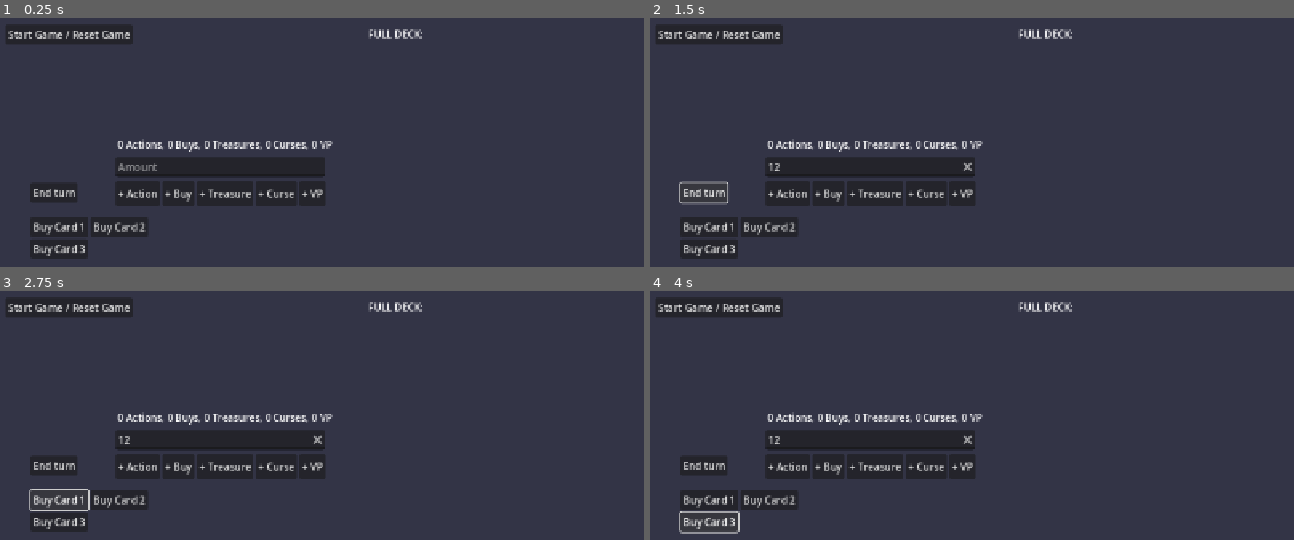
Above: before the commit, frames 1-4 (two rows, left to right).
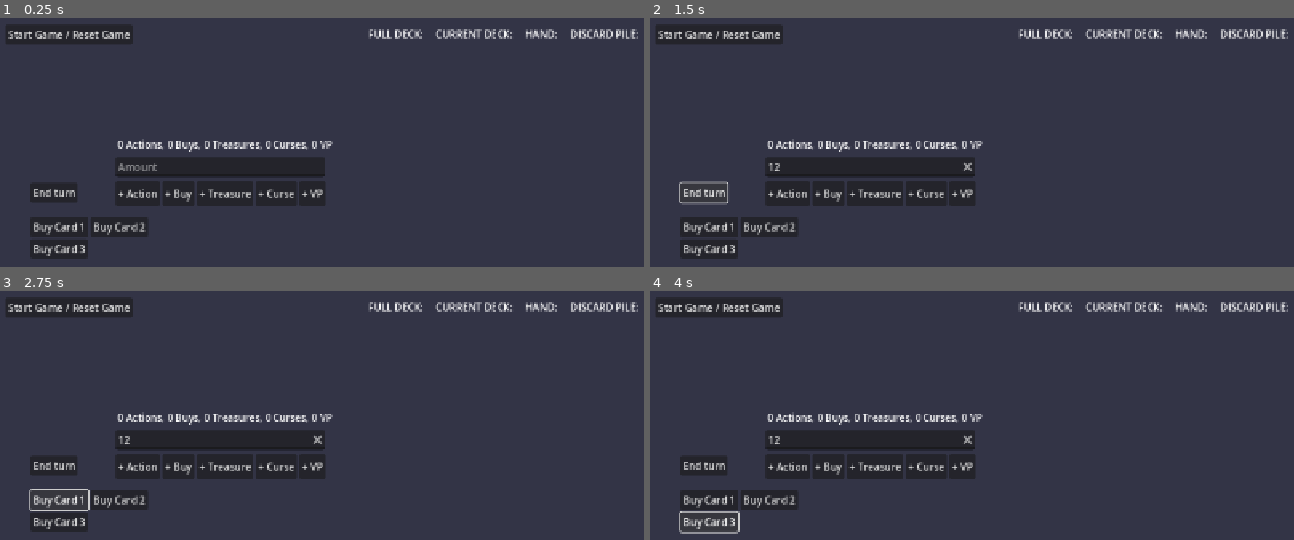
Above: after the commit, the same moments.

Repository: FrostberryGames/Dumbinion
Game: Godot game, scene res://Mathis Stupid Shit - Ignore/mock_game_scene.tscn
The game is run twice, just before and just after one commit, with the same random seed, the same clock (stepped at 60 frames per second) and the same inputs. This scene is started directly instead of the project's main scene.
Inputs (mouse positions are in pixels of both pictures, inside the frame that each line leads up to):
- Up to frame 1 (0.25 s): no input
- Up to frame 2 (1.5 s): click (868, 167) at 0.52 s; type "12" at 0.6 s; click "End turn" at 1.25 s
- Up to frame 3 (2.75 s): click "Buy Card 1" at 2 s
- Up to frame 4 (4 s): click "Buy Card 2" at 2.75 s; click "Buy Card 3" at 3.5 s

The runs differ from the first frame. In frame 1, 0.7% of the frame differs, in the area x 67-100%, y 4-9%; in frame 2, 0.7%; in frame 3, 0.7%; in frame 4, 0.7%.

Commit message:
Update mock_game_scene.tscn

Diff:
--- a/Mathis Stupid Shit - Ignore/mock_game_scene.tscn
+++ b/Mathis Stupid Shit - Ignore/mock_game_scene.tscn
@@ -102,9 +102,22 @@
 offset_top = 6.0
 offset_right = 677.0
 offset_bottom = 46.0
+theme_override_constants/separation = 20
 
-[node name="Item" type="Label" parent="Piles/HBoxContainer"]
+[node name="FullDeck" type="Label" parent="Piles/HBoxContainer"]
 layout_mode = 2
 text = "FULL DECK:"
 
+[node name="CurrentDeck" type="Label" parent="Piles/HBoxContainer"]
+layout_mode = 2
+text = "CURRENT DECK:"
+
+[node name="Hand" type="Label" parent="Piles/HBoxContainer"]
+layout_mode = 2
+text = "HAND:"
+
+[node name="Discard" type="Label" parent="Piles/HBoxContainer"]
+layout_mode = 2
+text = "DISCARD PILE:"
+
 [connection signal="pressed" from="StartGame" to="." method="_init_game"]
